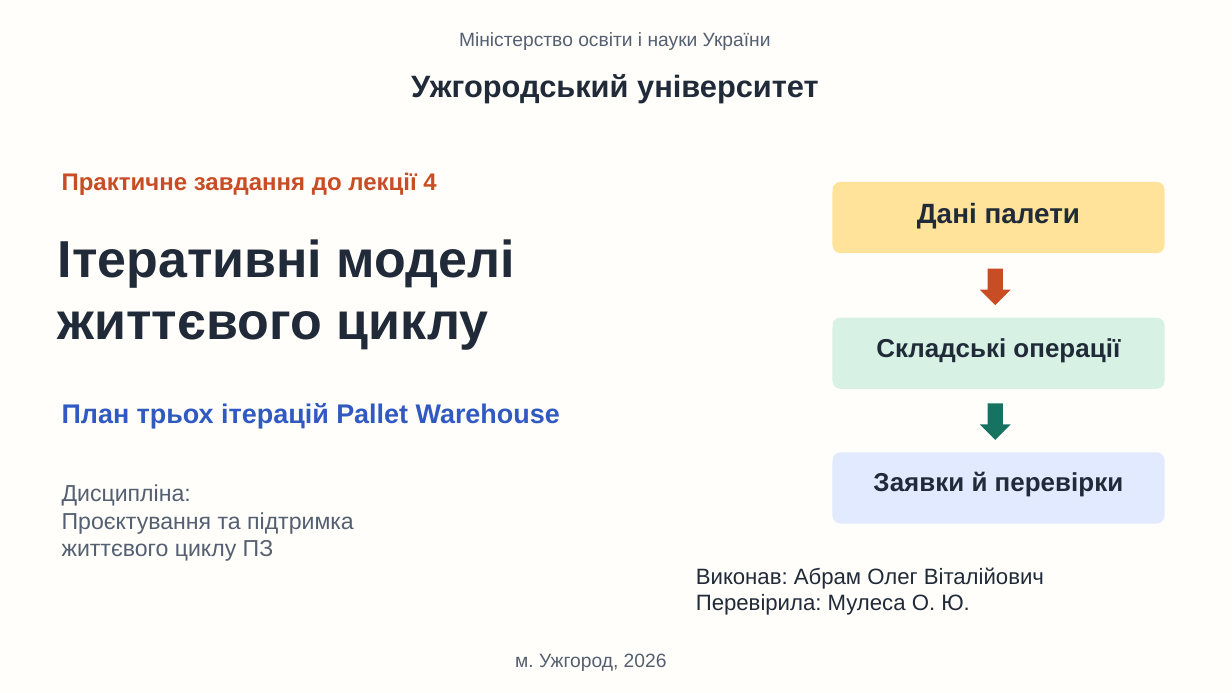
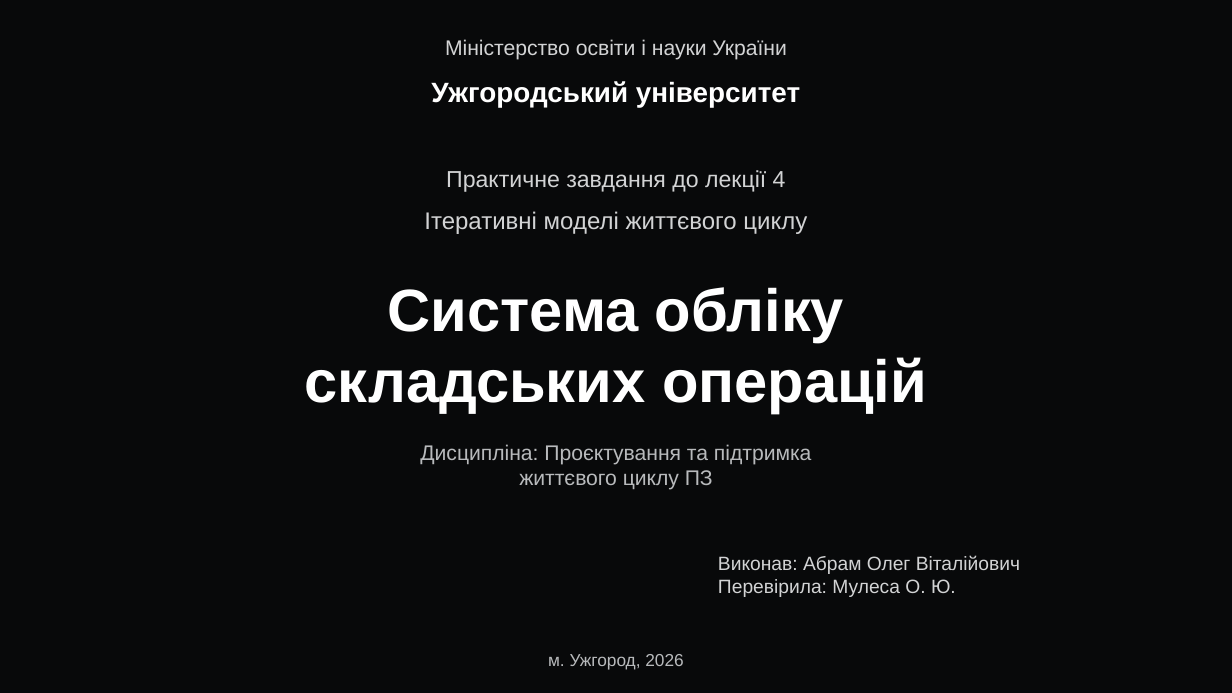
Before and after one commit to olehabram/pallet-warehouse, a slide deck: slide 1 of docs/Iterations_Discussion.pptx. Drawn at 1232x693 pixels with LibreOffice and Linux fonts; fonts in the diff are those of the drawing; background and template pictures are left out. Boxes give left, top, right and bottom in pixels: in the first picture for what was removed or moved away, otherwise in the second. Text is boxed around its words. In the diff, an @@ line names an element or a change of style, - is before the commit and + after.

Commit message:
Оновлено оформлення презентації до лекції 4
Чорний монохромний стиль, редаговані текст і схеми. На титульному слайді міністерство, університет і тема по центру, без плану ітерацій. Зміст шести слайдів збережено.

```diff
--- a/docs/Iterations_Discussion.pptx
+++ b/docs/Iterations_Discussion.pptx
@@ background #FFFEFA to picture (left out) @@
@@ text "Міністерство освіти і науки України": place and size @@
-text "Міністерство освіти і науки України" at bbox=[459, 32, 771, 50]
+text "Міністерство освіти і науки України" at bbox=[445, 39, 786, 60]
@@ text "Міністерство освіти і науки України" at bbox=[445, 39, 786, 60]: size 15 to 16.5 pt, text colour #546071 to #D2D3D4 @@
@@ text "Ужгородський університет": place and size @@
-text "Ужгородський університет" at bbox=[411, 74, 819, 102]
+text "Ужгородський університет" at bbox=[431, 81, 800, 108]
@@ text "Ужгородський університет" at bbox=[431, 81, 800, 108]: size 24 to 21.8 pt, text colour #202A38 to #FFFFFF @@
@@ text "Практичне завдання до лекції 4" at bbox=[446, 170, 786, 192]: size 18.8 to 18 pt, text colour #C94D24 to #D2D3D4, bold off; alignment left to centre @@
@@ rounded rectangle removed at bbox=[833, 182, 1165, 253] @@
@@ text removed at bbox=[917, 202, 1081, 228] @@
-Дані палети
@@ text at bbox=[424, 211, 807, 234]: text changed; size 40.5 to 18.8 pt; text colour #202A38 to #D2D3D4; bold off @@
-Ітеративні моделі
-життєвого циклу
+Ітеративні моделі життєвого циклу
@@ down arrow removed at bbox=[980, 269, 1010, 306] @@
@@ text added at bbox=[305, 287, 927, 414], 46.5 pt, text #FFFFFF, bold @@
+Система обліку
+складських операцій
@@ rounded rectangle removed at bbox=[833, 318, 1165, 389] @@
@@ text removed at bbox=[876, 338, 1120, 363] @@
-Складські операції
@@ text removed at bbox=[62, 403, 560, 428] @@
-План трьох ітерацій Pallet Warehouse
@@ down arrow removed at bbox=[980, 403, 1010, 440] @@
@@ text "Дисципліна: Проєктування та підтримка": place and size @@
-text "Дисципліна: Проєктування та підтримка" at bbox=[62, 484, 354, 561]
+text "Дисципліна: Проєктування та підтримка" at bbox=[420, 444, 812, 490]
@@ text at bbox=[420, 444, 812, 465]: text changed; size 18 to 16.5 pt; text colour #546071 to #B8BABC @@
-Дисципліна:
-Проєктування та підтримка
+Дисципліна: Проєктування та підтримка
@@ text at bbox=[519, 470, 713, 490]: size 18 to 16.5 pt, text colour #546071 to #B8BABC in "життєвого циклу ПЗ"; alignment left to centre @@
@@ rounded rectangle removed at bbox=[833, 453, 1165, 524] @@
@@ text removed at bbox=[873, 471, 1123, 497] @@
-Заявки й перевірки
@@ text "Виконав: Абрам Олег Віталійович": place and size @@
-text "Виконав: Абрам Олег Віталійович" at bbox=[696, 567, 1044, 615]
+text "Виконав: Абрам Олег Віталійович" at bbox=[718, 555, 1020, 597]
@@ text "Виконав: Абрам Олег Віталійович" at bbox=[718, 555, 1020, 597]: size 17.2 to 15 pt, text colour #202A38 to #D2D3D4 @@
@@ text "м. Ужгород, 2026" at bbox=[548, 654, 683, 669]: size 15 to 13.5 pt, text colour #546071 to #B8BABC @@
```
Also in this commit, not shown: 5 other slides changed.
